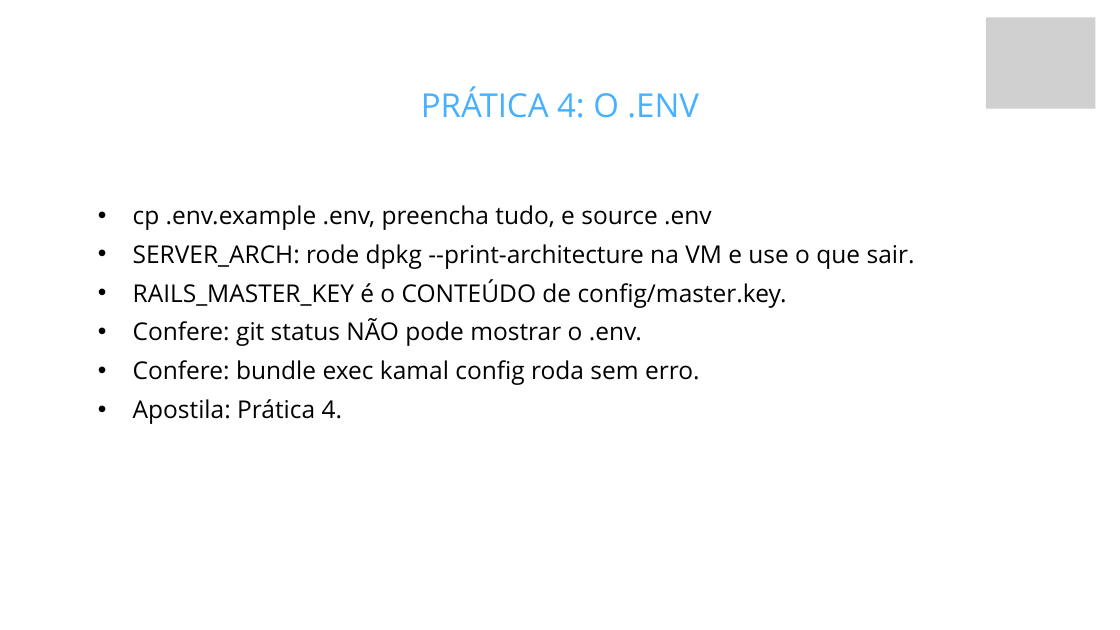
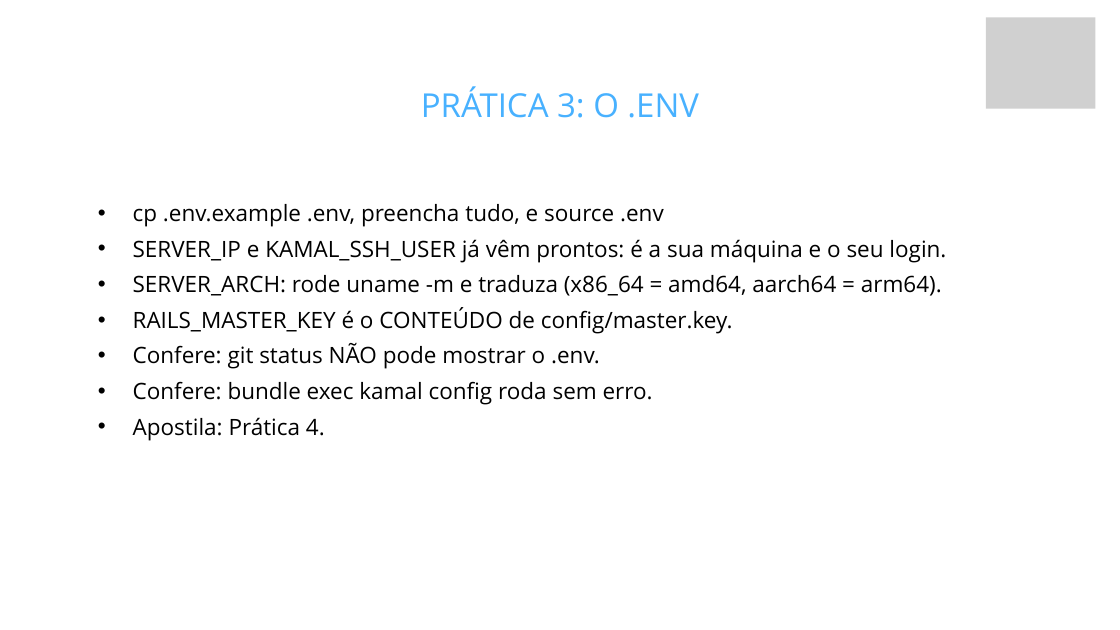
Before and after one commit to fabriciosiqueira08/capacitacao-gabarito, a slide deck: slide 36 of slides/build/aula-04-servidor-docker-kamal-e-deploy.pptx (slide 45 before the commit). Drawn at 1120x630 pixels with LibreOffice and Linux fonts; fonts in the diff are those of the drawing; grey boxes stand for pictures; background and template pictures are left out. Boxes give left, top, right and bottom in pixels: in the first picture for what was removed or moved away, otherwise in the second. Text is boxed around its words. In the diff, an @@ line names an element or a change of style, - is before the commit and + after.

Commit message:
O servidor vira a própria máquina, e a apostila ganha capa
Duas mudanças independentes.

## A Aula 4 perde a VM

A VM separada custava mais do que ensinava. No Windows, o aluno acabava com
duas máquinas virtuais (o WSL2 onde programa e a VM servidor) que por padrão
não se enxergam, e boa parte do encontro virava configuração de rede.

Agora o servidor é a máquina onde ele já programa: o WSL2 no Windows, o
sistema em Linux e macOS. O Kamal não sabe onde a máquina está — ele conecta
por SSH e roda docker do outro lado —, então basta o endereço ser 127.0.0.1.

O que o aluno faz: instala o openssh-server, gera um par de chaves, põe a
própria pública no seu authorized_keys, e conecta em si mesmo. É literalmente
o que se faz num servidor alugado, com o mesmo comando.

O deploy.yml ganhou padrões que cobrem esse caso sem configuração:
SERVER_IP cai para 127.0.0.1, KAMAL_SSH_USER para $USER, e o run_directory
explícito saiu (o padrão do Kamal é .kamal no home, que funciona em qualquer
sistema e login). Validado com `kamal config` sem variável nenhuma definida.

O que era provisionamento de Ubuntu (apt upgrade, ufw, Docker do repositório
oficial, swap, endurecer o sshd) migrou inteiro para o apêndice de nuvem, que
é onde faz sentido: lá a máquina é crua e está exposta. O apêndice ganhou uma
seção 2 só para isso.

Saldo: a aula cai de 5h17 para 4h31 sem cortes, e de 8 para 7 práticas. O que
saiu foi criar máquina, esperar download de imagem e configurar rede. O
scripts/checar-servidor.sh foi apagado: o diagnóstico virou uma linha.

## A apostila ganha capa, rodapé e a página de versões

- Capa em azul da marca, com a logo da Automic (branca, então o fundo escuro
  não é escolha estética: é o que a logo pede). Título, régua laranja, resumo,
  e a assinatura ancorada no rodapé. Página nomeada no CSS para a capa não
  levar número nem rodapé.
- Rodapé de todas as páginas: Fabrício Siqueira · Automic Jr. · 2026.
- Nova docs/versoes.md: as versões exatas de tudo, tiradas do .ruby-version,
  do Gemfile.lock, do compose.yaml e do Dockerfile — então são o que roda, e
  não o que se pretendia rodar. Tem também um bloco para conferir tudo de uma
  vez, e uma nota sobre o que envelhece mais rápido (Rails e Kamal) para quem
  ler isso daqui a dois anos.

```diff
--- a/slides/build/aula-04-servidor-docker-kamal-e-deploy.pptx
+++ b/slides/build/aula-04-servidor-docker-kamal-e-deploy.pptx
@@ text at [421, 86, 699, 118]: text changed @@
-PRÁTICA 4: O .ENV
+PRÁTICA 3: O .ENV
@@ text at [133, 204, 733, 441]: size 31.6 to 28.9 pt in "cp .env.example .env, preencha tudo, e source ...", "RAILS_MASTER_KEY é o CONTEÚDO de config/master.key.", "Confere: git status NÃO pode mostrar o ...", "Confere: bundle exec kamal config roda sem ..." and 1 more places; line spacing 49.9pt to 45.7pt @@
@@ text at [133, 239, 946, 296]: text changed; size 31.6 to 28.9 pt @@
-  • SERVER_ARCH: rode dpkg --print-architecture na VM e use o que sair.
+  • SERVER_IP e KAMAL_SSH_USER já vêm prontos: é a sua máquina e o seu login.
+  • SERVER_ARCH: rode uname -m e traduza (x86_64 = amd64, aarch64 = arm64).
```
Also in this commit, not shown: 14 other slides changed, 3 slides added, 12 slides removed, 57 other files.
